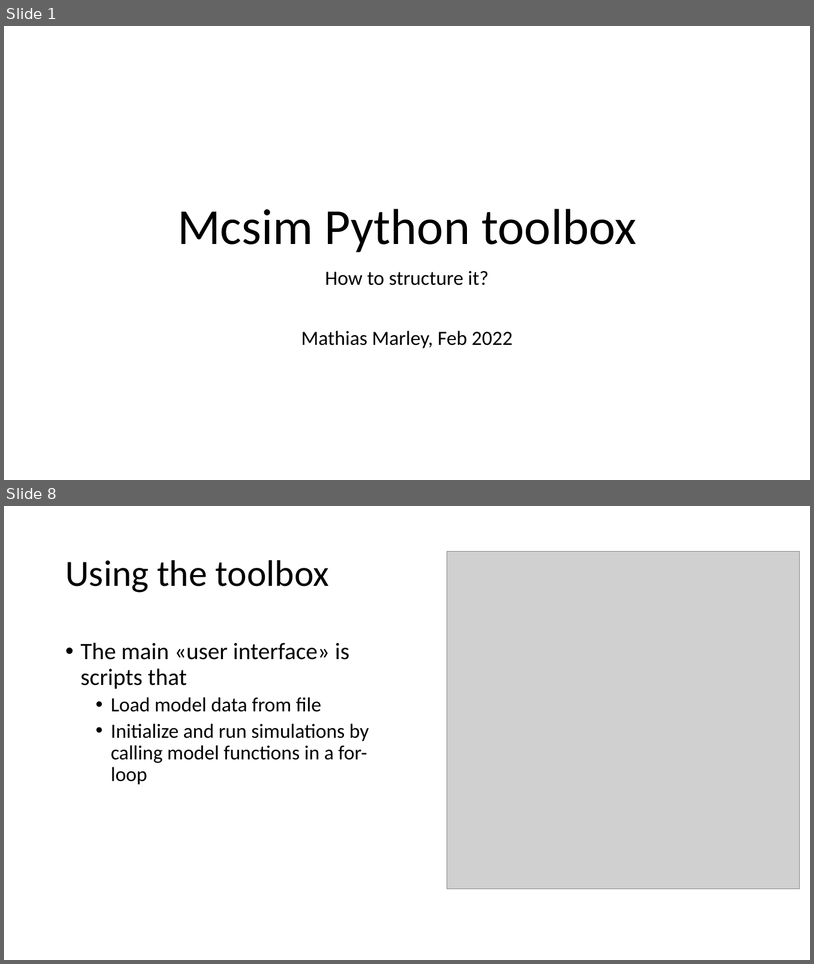
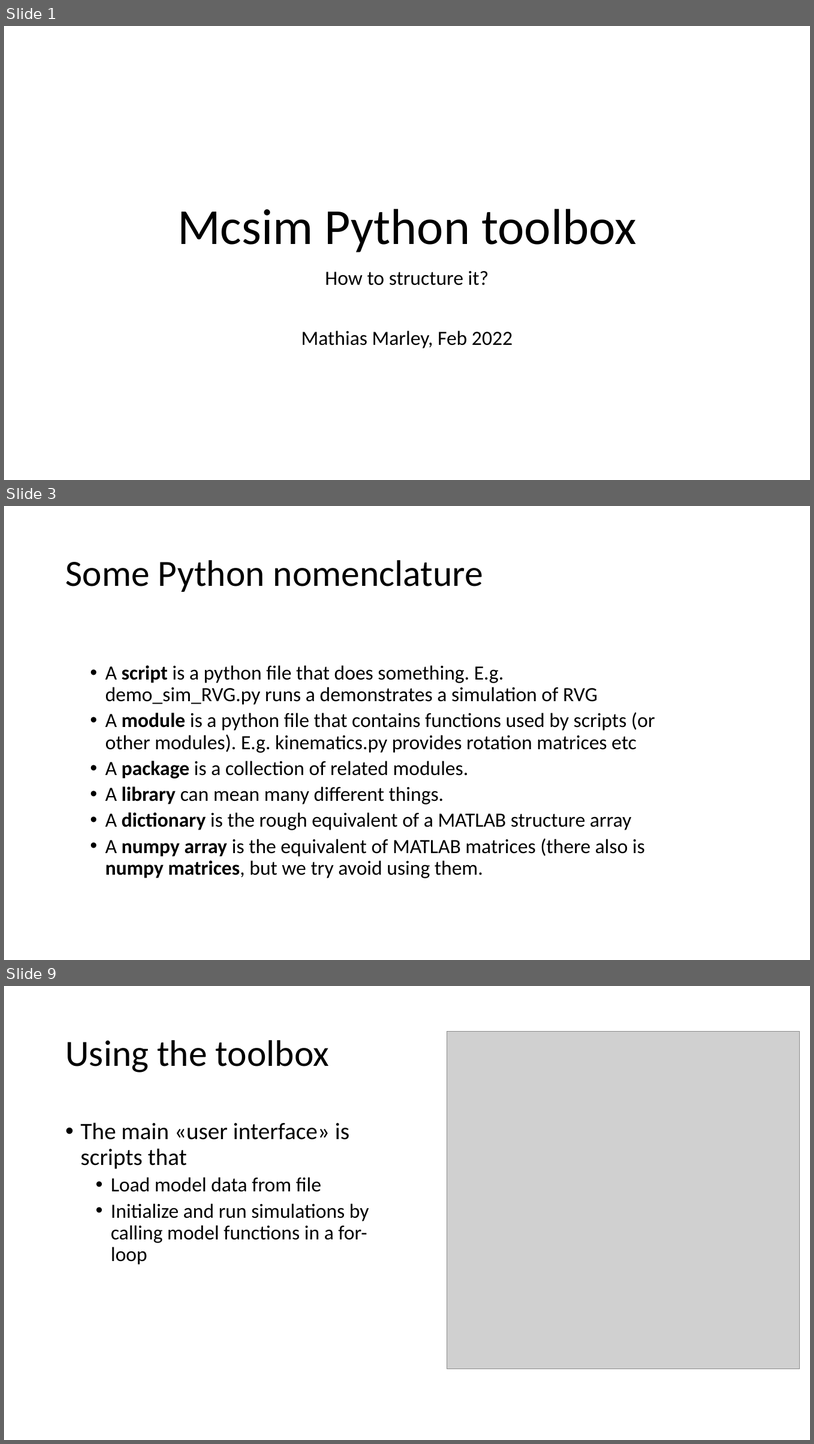
Before and after one commit to NTNU-MCS/MCSim_python, a slide deck: Documentation/Mcsim Python toolbox.pptx. Shown one above the other, each under a label of ours: slides 1 and 8 before the commit, slides 1, 3 and 9 after it; the slides between them are not shown. The pictures are 814x964 and 814x1444 pixels, drawn with LibreOffice and Linux fonts; fonts in the diff are those of the drawing; grey boxes stand for pictures. Boxes give left, top, right and bottom in pixels: in the first picture for what was removed or moved away, otherwise in the second. Text is boxed around its words. In the diff, an @@ line names an element or a change of style, - is before the commit and + after.

```diff
--- a/Documentation/Mcsim Python toolbox.pptx
+++ b/Documentation/Mcsim Python toolbox.pptx
@@ slide 3 added at [4, 506, 810, 960], background #FFFFFF @@
@@ title added at [65, 560, 483, 592], 44 pt, text #000000 @@
+Some Python nomenclature
@@ text added at [105, 665, 656, 878], 24 pt, text #000000 @@
+  • A script is a python file that does something. E.g. demo_sim_RVG.py runs a demonstrates a simulation of RVG
+  • A module is a python file that contains functions used by scripts (or other modules). E.g. kinematics.py provides rotation matrices etc
+  • A package is a collection of related modules.
+  • A library can mean many different things.
+  • A dictionary is the rough equivalent of a MATLAB structure array
+  • A numpy array is the equivalent of MATLAB matrices (there also is numpy matrices, but we try avoid using them.
@@ what was slide 8 is now slide 9 @@
```
Also in this commit, not shown: 3 slides changed, 3 other slides added, 3 slides removed.
